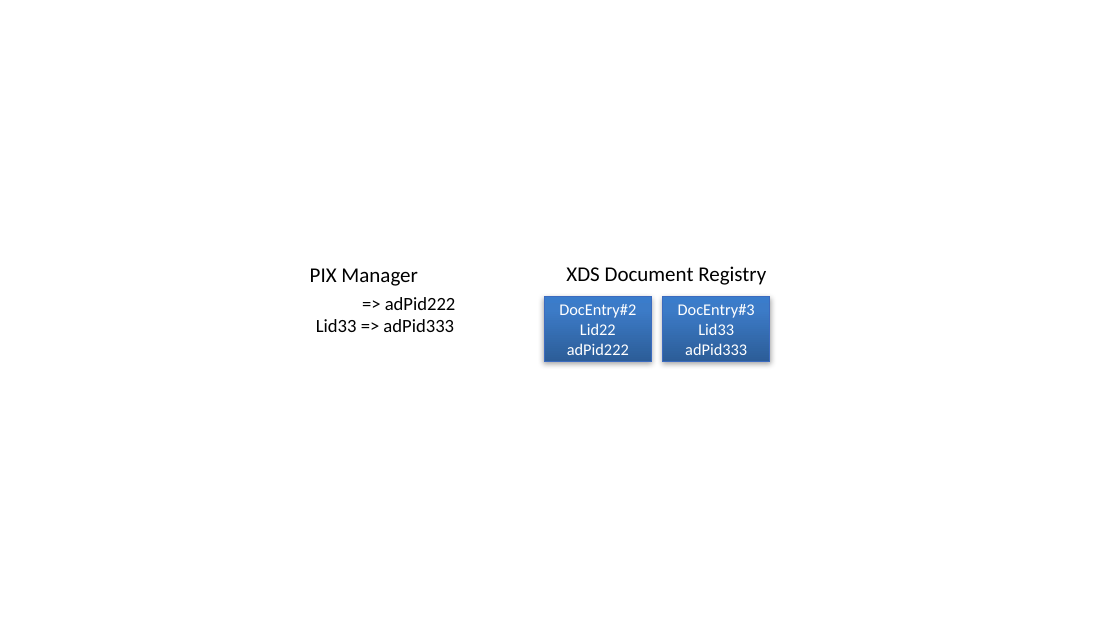
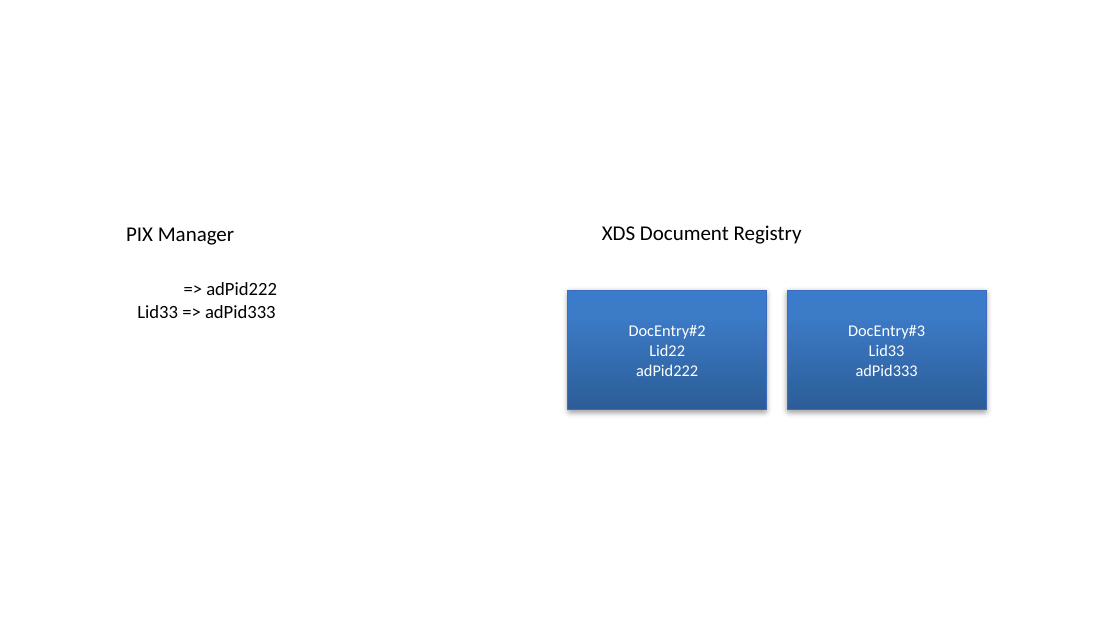
Before and after one commit to IHE/publications, a slide deck: slide 1 of ITI/TF/Volume1/media/Figure_31.4.2.2-2.pptx. Drawn at 1120x630 pixels with LibreOffice and Linux fonts; fonts in the diff are those of the drawing. Boxes give left, top, right and bottom in pixels: in the first picture for what was removed or moved away, otherwise in the second. Text is boxed around its words. In the diff, an @@ line names an element or a change of style, - is before the commit and + after.

```diff
--- a/ITI/TF/Volume1/media/Figure_31.4.2.2-2.pptx
+++ b/ITI/TF/Volume1/media/Figure_31.4.2.2-2.pptx
@@ text "PIX Manager": place and size @@
-text "PIX Manager" at bbox=[310, 268, 417, 286]
+text "PIX Manager" at bbox=[126, 227, 234, 245]
@@ text "XDS Document Registry": place and size @@
-text "XDS Document Registry" at bbox=[566, 266, 766, 285]
+text "XDS Document Registry" at bbox=[602, 225, 802, 244]
@@ text "=> adPid222": place and size @@
-text "=> adPid222" at bbox=[316, 297, 456, 332]
+text "=> adPid222" at bbox=[137, 282, 277, 318]
@@ rectangle "DocEntry#2": place and size @@
-rectangle "DocEntry#2" at bbox=[544, 297, 652, 361]
+rectangle "DocEntry#2" at bbox=[568, 290, 767, 410]
@@ rectangle "DocEntry#3": place and size @@
-rectangle "DocEntry#3" at bbox=[663, 297, 770, 361]
+rectangle "DocEntry#3" at bbox=[787, 290, 986, 410]
```
Also in this commit, not shown: 10 other files.
